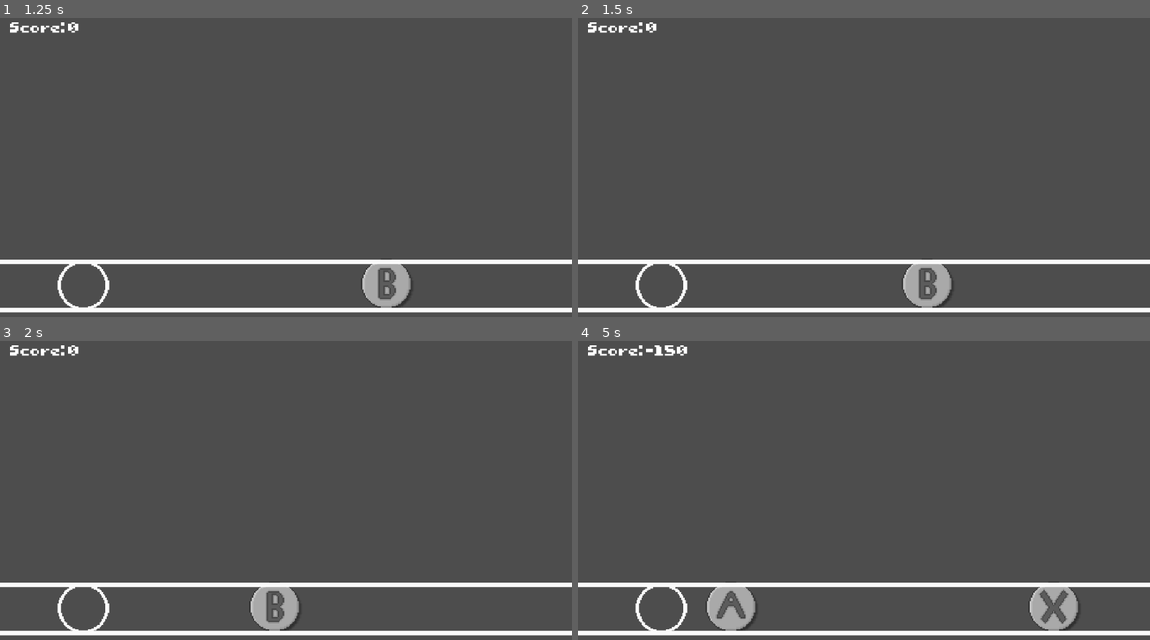
Above: before the commit, frames 1-4 (two rows, left to right).
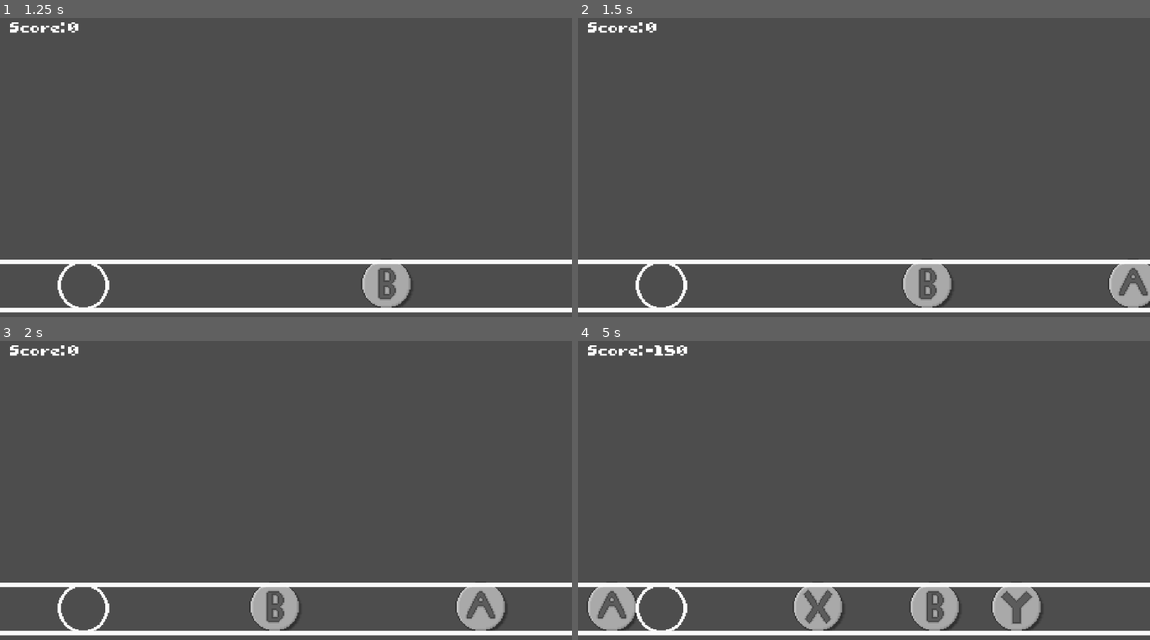
Above: after the commit, the same moments.

Repository: katiealleyvt/ControllerGame
Game: Godot game, scene res://scenes/main.tscn
Same seed, same stepped clock (60 frames per second), same inputs: the game is played once before the commit and once after it.
Inputs:
- Up to frame 1 (1.25 s): hold Right (right) from 0.53 s (still down)
- Up to frame 2 (1.5 s): release Right (right) at 1.28 s; hold Down (down) from 1.28 s (still down)
- Up to frame 3 (2 s): keep holding Down (down)
- Up to frame 4 (5 s): release Down (down) at 2.03 s; hold Right (right) 2.03-2.78 s; hold Up (up) 2.78-3.53 s; hold Left (left) from 3.53 s (still down)

Frame 1 is identical in both runs. In frame 2, 0.8% of the frame differs, in the area x 92-100%, y 80-97%; in frame 3, 0.9%; in frame 4, 4.9%, in the area x 1-88%, y 80-97%.

Commit message:
Score animation and sound not working

Diff:
--- a/scenes/buttons/Button.gd
+++ b/scenes/buttons/Button.gd
@@ -12,6 +12,7 @@
 func _ready():
 	add_button_type()
 	$Texture.texture.set_region(Rect2(0,0,48,48))
+	add_sound()
 
 # Called every frame. 'delta' is the elapsed time since the previous frame.
 func _process(delta):
@@ -43,3 +44,17 @@
 	buttonTexture.set_atlas(load(fileToLoad))
 
 	$Texture.set_texture(buttonTexture)
+func add_sound():
+
+	var audioFile
+
+	match buttonType:
+		"up":
+			audioFile = load("res://assets/audio/ping/Retro Instrument - crystal - C00.wav")
+		"down":
+			audioFile = load("res://assets/audio/ping/Retro Instrument - crystal - C01.wav")
+		"left":
+			audioFile = load("res://assets/audio/ping/Retro Instrument - crystal - C02.wav")
+		"right":
+			audioFile = load("res://assets/audio/ping/Retro Instrument - crystal - C03.wav")
+	$InputSound.stream = audioFile
--- a/scenes/buttons/button.tscn
+++ b/scenes/buttons/button.tscn
@@ -15,3 +15,5 @@
 
 [node name="Texture" type="Sprite2D" parent="."]
 position = Vector2(0, 19)
+
+[node name="InputSound" type="AudioStreamPlayer" parent="."]
--- a/scenes/main.gd
+++ b/scenes/main.gd
@@ -16,6 +16,8 @@
 
 	if(isButtonInGoal and Input.is_action_pressed(buttonInGoal.buttonType)):
 
+
+
 		# this could break if the order of this child changes, so future katie fix later plsssss
 		buttonInGoal.get_child(1).texture.set_region(Rect2(48,0,48,48))
 
@@ -23,20 +25,29 @@
 		if(distanceFromGoal > 50):
 			$UI/Goal.create_points_text("miss")
 			points -= 150
+			animate_scoreboard(Color.ORANGE_RED)
 		elif (distanceFromGoal >30):
 			$UI/Goal.create_points_text("ok")
 			points += 50
+			animate_scoreboard(Color.LAWN_GREEN)
 		else:
 			$UI/Goal.create_points_text("perfect")
 			points += 150
+			animate_scoreboard(Color.LAWN_GREEN)
 		noteAttempted = true
 		$TopUI/ScoreNumber.text = str(points)
+
+		var sound = buttonInGoal.get_node("InputSound")
+		sound.play()
+
 		buttonInGoal.queue_free()
 		buttonInGoal = null
 		isButtonInGoal = false
 
+
 func spawn_note():
-	$MusicNoteTimer.wait_time = randf_range(1,3)
+	$MusicNoteTimer.wait_time = randf_range(0.5,2)
+
 	var note_instance = music_note.instantiate() as Node2D
 
 	note_instance.position.y = $UI/Goal.position.y
@@ -57,12 +68,22 @@
 func _on_goal_button_exited_goal(button):
 	buttonInGoal = null
 	isButtonInGoal = false
-	print(noteAttempted)
 	if(!noteAttempted):
 		points -= 150
 		$TopUI/ScoreNumber.text = str(points)
+		animate_scoreboard(Color.ORANGE_RED)
 		button.queue_free()
 
 
 func _on_music_note_timer_timeout():
 	spawn_note()
+
+func animate_scoreboard(color: Color):
+	var originalColor : Color  = Color.WHITE
+	$TopUI.set_modulate(color)
+	$TopUI.set_scale(Vector2(1.3, 1.3))
+
+	var tween = get_tree().create_tween()
+	tween.set_parallel(true)
+	tween.tween_property($TopUI, "modulate", originalColor, .5)
+	tween.tween_property($TopUI, "scale", Vector2(1,1), .5)
Not shown, added: assets/audio/ping/Retro Instrument - crystal - C00.wav.import
Not shown, added: assets/audio/ping/Retro Instrument - crystal - C01.wav.import
Not shown, added: assets/audio/ping/Retro Instrument - crystal - C02.wav.import
Not shown, added: assets/audio/ping/Retro Instrument - crystal - C03.wav.import
Not shown, added: assets/audio/ping/Retro Instrument - crystal - C00.wav
Not shown, added: assets/audio/ping/Retro Instrument - crystal - C01.wav
Not shown, added: assets/audio/ping/Retro Instrument - crystal - C02.wav
Not shown, added: assets/audio/ping/Retro Instrument - crystal - C03.wav
